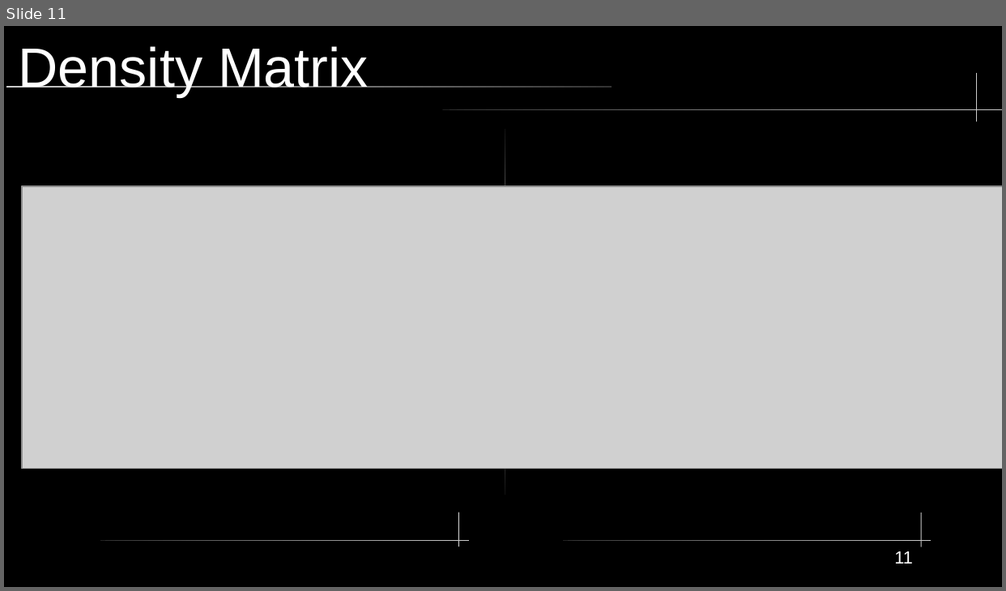
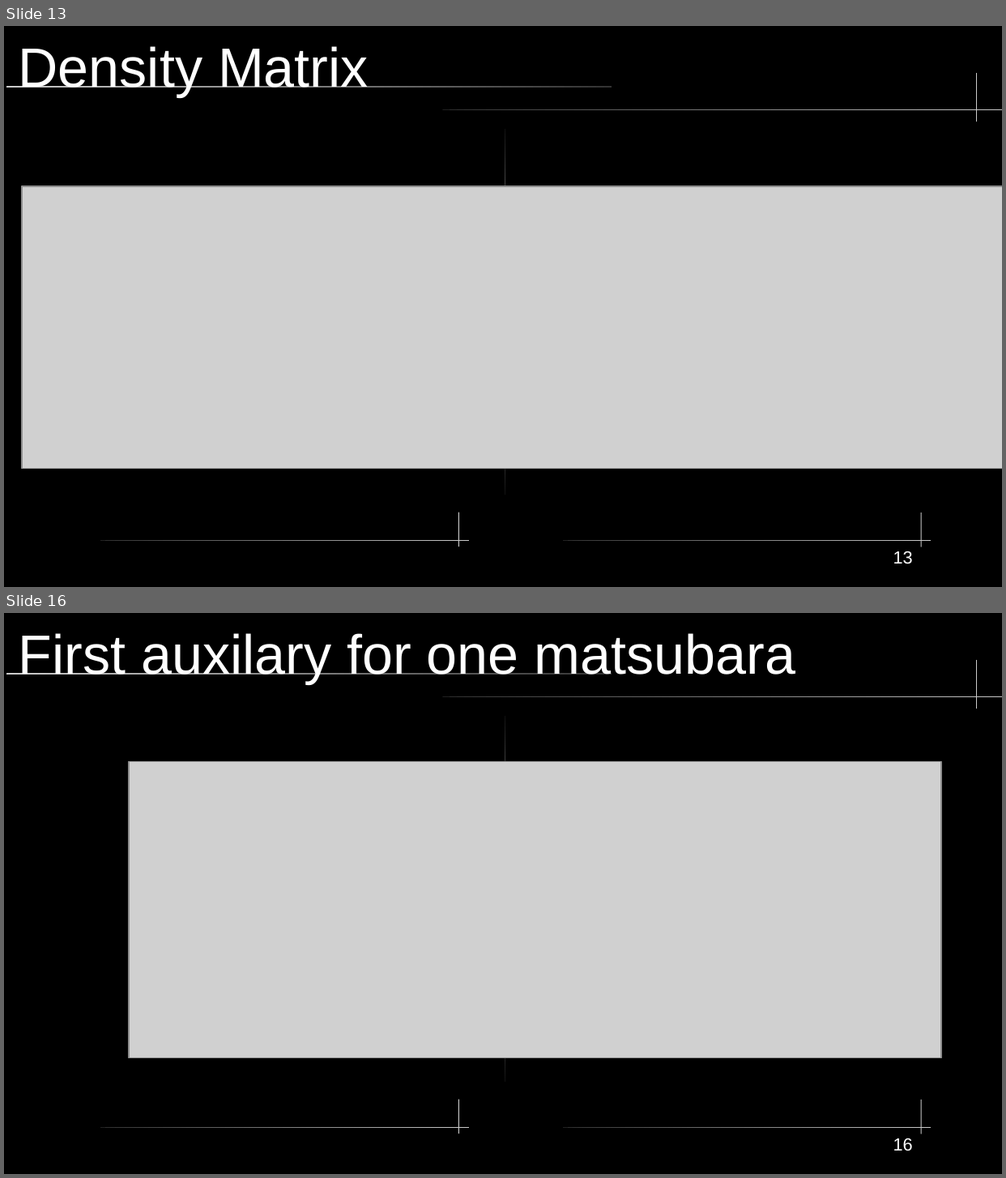
Before and after one commit to SanderStammbach/Sanders-Studium, a slide deck: vortrag1-heom/Powerpoint.odp. Shown one above the other, each under a label of ours: slide 11 before the commit, slides 13 and 16 after it; the slides between them are not shown. The pictures are 1006x591 and 1006x1178 pixels, drawn with LibreOffice and Linux fonts; fonts in the diff are those of the drawing; grey boxes stand for pictures; background and template pictures are left out. Boxes give left, top, right and bottom in pixels: in the first picture for what was removed or moved away, otherwise in the second. Text is boxed around its words. In the diff, an @@ line names an element or a change of style, - is before the commit and + after.

```diff
--- a/vortrag1-heom/Powerpoint.odp
+++ b/vortrag1-heom/Powerpoint.odp
@@ slide 16 added at (4, 613, 1002, 1174), background #000000; not listed: 8 template elements that a slide beside it also shows @@
@@ title added at (19, 633, 796, 684), 44 pt, text #FFFFFF @@
+First auxilary for one matsubara
@@ picture added at (129, 762, 942, 1059) @@
@@ page number added at (893, 1139, 913, 1152), 14 pt, text #FFFFFF @@
+16
@@ what was slide 11 is now slide 13 @@
@@ page number at (893, 552, 913, 565): text changed @@
-11
+13
```
Also in this commit, not shown: 9 slides changed, 10 other slides added, 2 slides removed, 1 other file.
